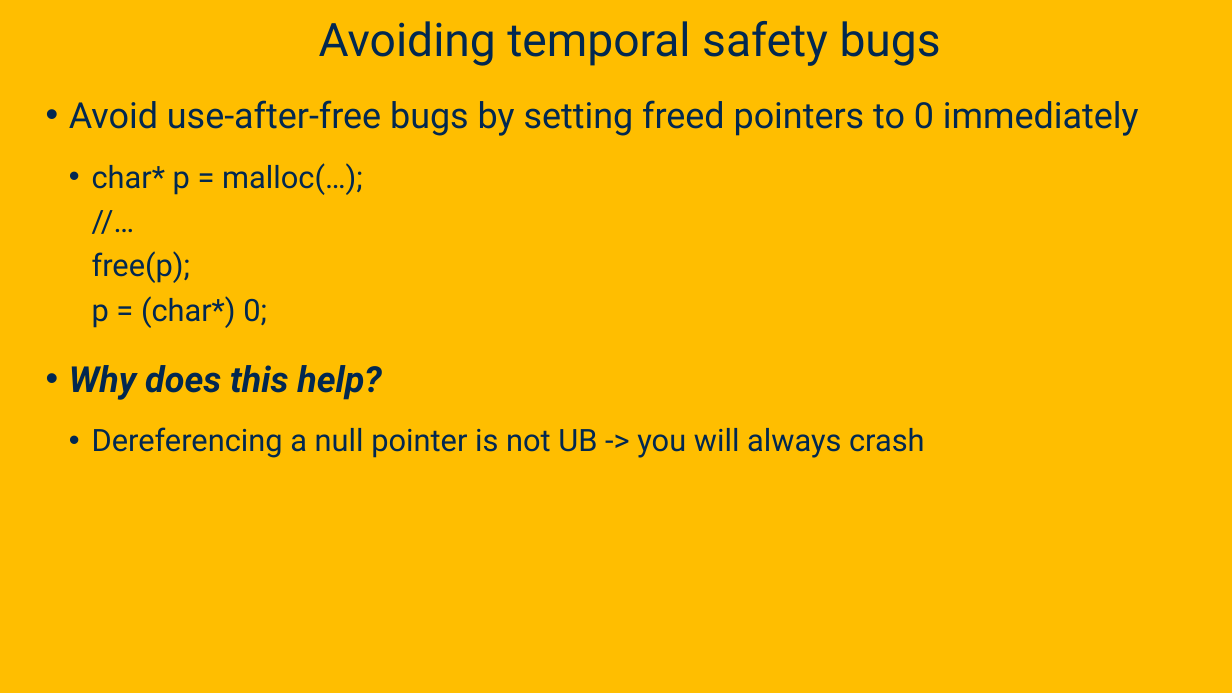
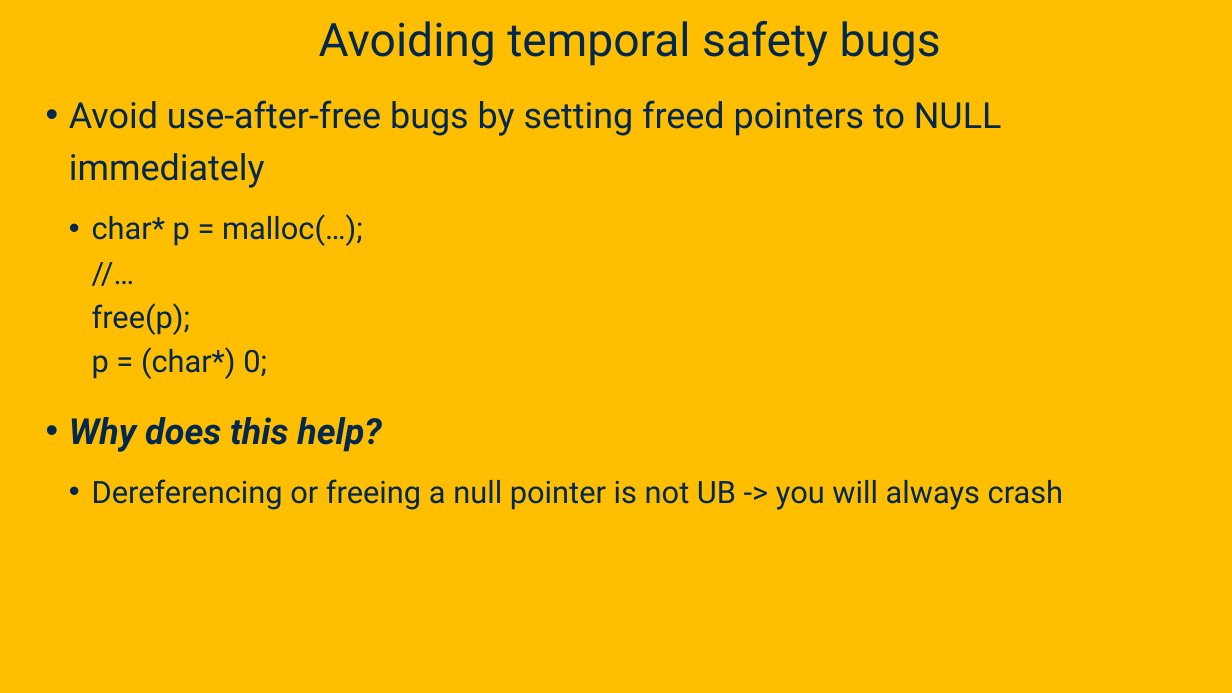
Before and after one commit to davsec-teaching/ecs160-f25, a slide deck: slide 109 of slides/9_software_security.pptx (slide 104 before the commit). Drawn at 1232x693 pixels with LibreOffice and Linux fonts; fonts in the diff are those of the drawing; background and template pictures are left out. Boxes give left, top, right and bottom in pixels: in the first picture for what was removed or moved away, otherwise in the second. Text is boxed around its words. In the diff, an @@ line names an element or a change of style, - is before the commit and + after.

```diff
--- a/slides/9_software_security.pptx
+++ b/slides/9_software_security.pptx
@@ text at <box>69,100,1002,188</box>: text changed @@
-• Avoid use-after-free bugs by setting freed pointers to 0 immediately
+• Avoid use-after-free bugs by setting freed pointers to NULL immediately
@@ text at <box>92,479,1064,510</box>: text changed @@
-  • Dereferencing a null pointer is not UB -> you will always crash
+  • Dereferencing or freeing a null pointer is not UB -> you will always crash
```
Also in this commit, not shown: 13 other slides changed, 5 slides added, 1 slide removed.
